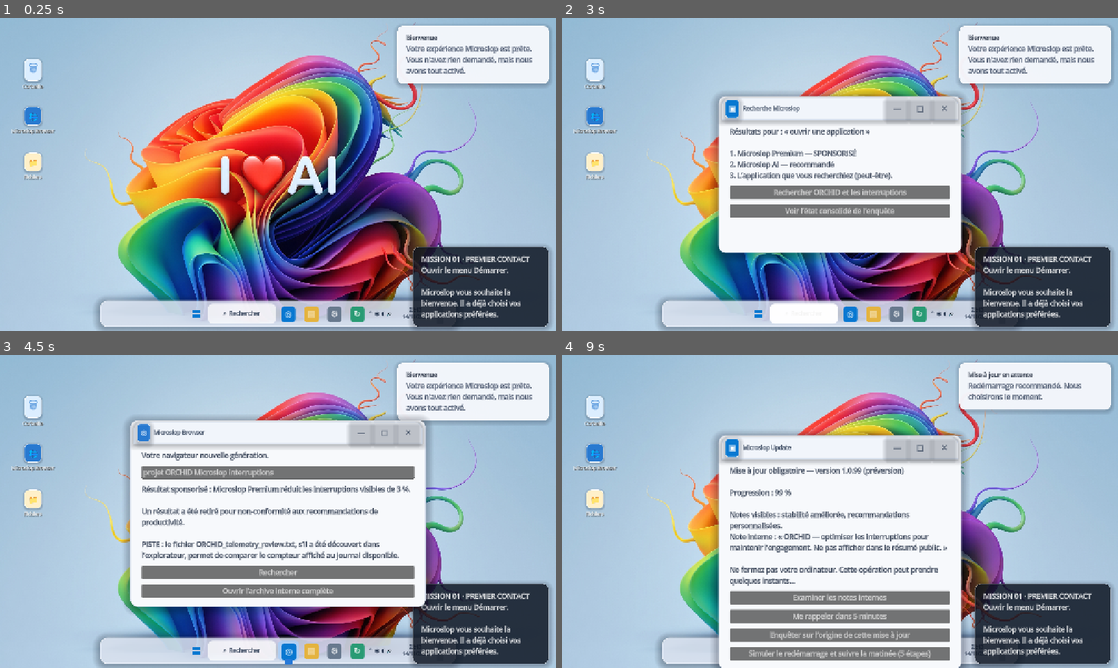
Above: before the commit, frames 1-4 (two rows, left to right).
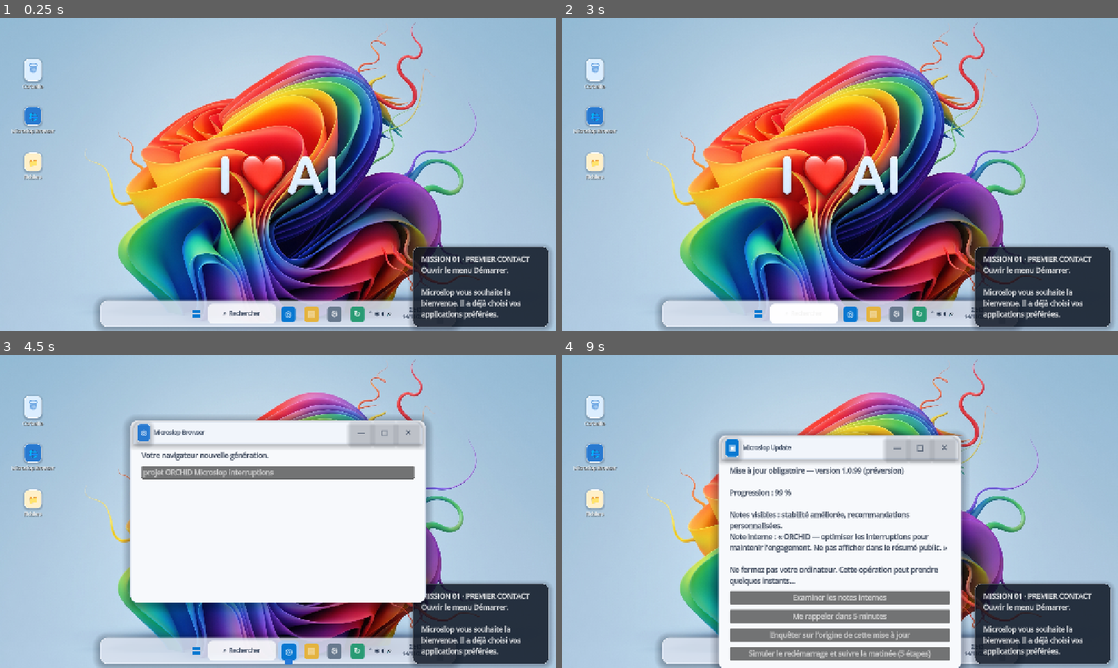
Above: after the commit, the same moments.

Repository: Likounsee/Microslop-Experience
Game: Godot game, scene res://scenes/desktop.tscn
Two runs of this game, one before a commit and one after it. Both use one fixed random seed, a clock stepped at 60 frames per second and the inputs below.
Inputs (mouse positions are in pixels of both pictures, inside the frame that each line leads up to):
- Up to frame 1 (0.25 s): no input
- Up to frame 2 (3 s): click (595, 74) at 0.52 s; click (595, 121) at 1.27 s; click (595, 168) at 2.02 s; click "⌕ Rechercher" at 2.75 s
- Up to frame 3 (4.5 s): click (333, 445) at 3.5 s, where only the run before the commit has a clickable "—"; click (289, 649) at 4.27 s
- Up to frame 4 (9 s): click "—" at 5 s; click (873, 649) at 5.77 s; click "—" at 6.5 s; click (895, 649) at 7.27 s; click "—" at 8 s; click (917, 649) at 8.77 s

The runs differ from the first frame. In frame 1, 5.3% of the frame differs, in the area x 71-99%, y 2-22%; in frame 2, 28%, in the area x 27-99%, y 2-78%; in frame 3, 13%; in frame 4, 4.3%.
Error after the commit: Parse Error: Invalid operands "bool" and "Error" for "!=" operator. (res://scripts/campaign_store.gd:96)

Commit message:
Make campaign save writes atomic and verified

Diff:
--- a/scripts/campaign_store.gd
+++ b/scripts/campaign_store.gd
@@ -11,6 +11,47 @@
 const MAX_CASE_ANSWER := 1000
 
 var mission_step: int = MIN_MISSION_STEP
+
+## Writes to a sibling temporary file, validates it, then swaps it into place.
+## The previous save is retained as a backup until the replacement succeeds.
+func _save_config_atomic(config: ConfigFile) -> bool:
+	var target_path := ProjectSettings.globalize_path(save_path)
+	var temporary_path := target_path + ".tmp"
+	var backup_path := target_path + ".bak"
+	var write_error := config.save(temporary_path)
+	if write_error != OK:
+		push_warning("Impossible d'écrire la sauvegarde temporaire ORCHID : %s" % write_error)
+		return false
+
+	var verification := ConfigFile.new()
+	var verify_error := verification.load(temporary_path)
+	if verify_error != OK:
+		DirAccess.remove_absolute(temporary_path)
+		push_warning("La sauvegarde temporaire ORCHID est illisible : %s" % verify_error)
+		return false
+
+	var had_previous := FileAccess.file_exists(target_path)
+	if had_previous:
+		if FileAccess.file_exists(backup_path):
+			DirAccess.remove_absolute(backup_path)
+		var backup_error := DirAccess.rename_absolute(target_path, backup_path)
+		if backup_error != OK:
+			DirAccess.remove_absolute(temporary_path)
+			push_warning("Impossible de protéger l'ancienne sauvegarde ORCHID : %s" % backup_error)
+			return false
+
+	var replace_error := DirAccess.rename_absolute(temporary_path, target_path)
+	if replace_error != OK:
+		if had_previous:
+			DirAccess.rename_absolute(backup_path, target_path)
+		DirAccess.remove_absolute(temporary_path)
+		push_warning("Impossible de remplacer la sauvegarde ORCHID : %s" % replace_error)
+		return false
+
+	if had_previous:
+		DirAccess.remove_absolute(backup_path)
+	return true
+
 
 ## Returns only unique, non-empty evidence IDs from potentially malformed save data.
 func _normalized_evidence(raw: Variant) -> Array:
@@ -51,7 +92,7 @@
 		return false
 	config.set_value("campaign", "mission_step", next_step)
 	config.set_value("campaign", "version", CAMPAIGN_VERSION)
-	var error := config.save(save_path)
+	var error := _save_config_atomic(config)
 	if error != OK:
 		push_warning("Impossible d'enregistrer la progression de campagne : %s" % error)
 		return false
@@ -70,7 +111,7 @@
 		return false
 	config.set_value("campaign", "ending", ending)
 	config.set_value("campaign", "version", CAMPAIGN_VERSION)
-	var save_error := config.save(save_path)
+	var save_error := _save_config_atomic(config)
 	if save_error != OK:
 		push_warning("Impossible d'enregistrer la conclusion ORCHID : %s" % save_error)
 		return false
@@ -91,7 +132,7 @@
 		evidence.append(evidence_id)
 	config.set_value("campaign", "evidence", evidence)
 	config.set_value("campaign", "version", CAMPAIGN_VERSION)
-	var error := config.save(save_path)
+	var error := _save_config_atomic(config)
 	if error != OK:
 		push_warning("Impossible d'enregistrer les indices ORCHID : %s" % error)
 		return false
@@ -120,7 +161,7 @@
 	answers[case_id] = answer
 	config.set_value("campaign", "case_answers", answers)
 	config.set_value("campaign", "version", CAMPAIGN_VERSION)
-	var error := config.save(save_path)
+	var error := _save_config_atomic(config)
 	if error != OK:
 		push_warning("Impossible d'enregistrer la réponse ORCHID : %s" % error)
 		return false
@@ -153,7 +194,7 @@
 		evidence.append(evidence_id)
 	config.set_value("campaign", "evidence", evidence)
 	config.set_value("campaign", "version", CAMPAIGN_VERSION)
-	var save_error := config.save(save_path)
+	var save_error := _save_config_atomic(config)
 	if save_error != OK:
 		push_warning("Impossible d'enregistrer la décision ORCHID et sa preuve : %s" % save_error)
 		return false
@@ -197,7 +238,7 @@
 			kept_evidence.append(evidence_id)
 	config.set_value("campaign", "evidence", kept_evidence)
 	config.set_value("campaign", "version", CAMPAIGN_VERSION)
-	var save_error := config.save(save_path)
+	var save_error := _save_config_atomic(config)
 	if save_error != OK:
 		push_warning("Impossible de réinitialiser le parcours ORCHID : %s" % save_error)
 		return false
@@ -249,7 +290,7 @@
 		return false
 	config.set_value("campaign", "report_draft", draft)
 	config.set_value("campaign", "version", CAMPAIGN_VERSION)
-	var error := config.save(save_path)
+	var error := _save_config_atomic(config)
 	if error != OK:
 		push_warning("Impossible d’enregistrer le brouillon ORCHID : %s" % error)
 		return false
@@ -281,7 +322,7 @@
 	evidence.append(evidence_id)
 	config.set_value("campaign", "evidence", evidence)
 	config.set_value("campaign", "version", CAMPAIGN_VERSION)
-	var error := config.save(save_path)
+	var error := _save_config_atomic(config)
 	if error != OK:
 		push_warning("Impossible d'enregistrer la revue complète du rapport ORCHID : %s" % error)
 		return false
@@ -315,7 +356,7 @@
 		"value": config.get_value("campaign", case_id)
 	}
 	config.set_value("campaign", "cinematic_baseline", baseline)
-	return config.save(save_path) == OK
+	return _save_config_atomic(config) == OK
 
 ## Restores only values first changed by cinematic choices, preserving earlier workday settings.
 func restore_cinematic_baseline(config: ConfigFile) -> void:
@@ -381,7 +422,7 @@
 		config.erase_section_key("campaign", "cinematic_outcome_score")
 
 	config.set_value("campaign", "version", CAMPAIGN_VERSION)
-	var save_error := config.save(save_path)
+	var save_error := _save_config_atomic(config)
 	if save_error != OK:
 		push_warning("Impossible de réinitialiser la séquence ORCHID : %s" % save_error)
 		return false
